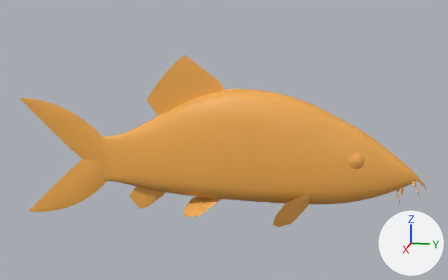
The glTF model creatures/clown_loach/models/clown_loach_lo.glb as it was, and as the next commit left it.
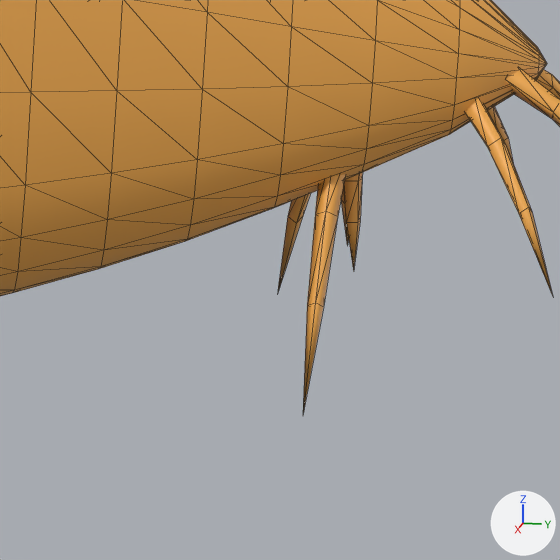
Each version appears first whole from a 50 mm lens placed at (0.2892, 0.0653, 0.0861), pointed at (-0.0014, 0.0072, 0.0134), and next in a close-up on the part from 83% to 94% of the width and 62% to 79% of the height. The axes (+X, +Y, +Z) are drawn at lower right. The lights are the same throughout. The older version's two pictures come first. The close-ups show mesh edges as thin lines. Vertices at exactly the same position are counted once.

The first close-up shows 'clown_loach_lo'.
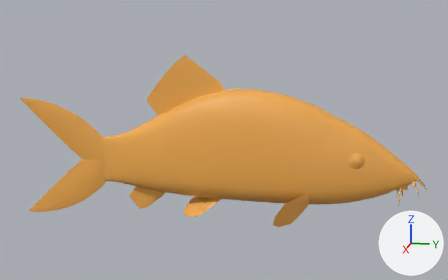
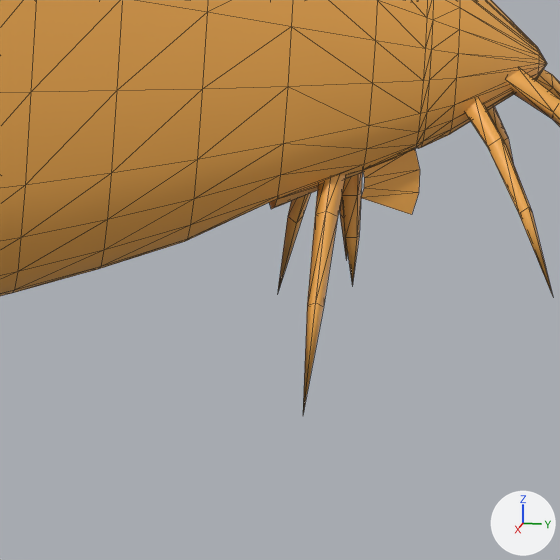
What differs and where, as boxes (x1, y1, x2, y2) in the close-ups (560 x 560 px):
part 1 of me_clown_loach_lo, built on
    before: (341, 173, 363, 272)
    after: (186, 0, 460, 286)

The change, as a diff of the scene's bpy script:
```diff
--- a/creatures/clown_loach/models/clown_loach_lo.glb.py
+++ b/creatures/clown_loach/models/clown_loach_lo.glb.py
@@ me_clown_loach_lo @@
 # used by ob_clown_loach_lo; location = (0.0, 0.0, 0.0)
-me_clown_loach_lo.from_pydata(...)  # 1532 vertices, 2904 faces; spans x -0.021..0.021, y -0.099..0.104, z -0.031..0.055
+me_clown_loach_lo.from_pydata(...)  # 1625 vertices, 3074 faces; spans x -0.021..0.021, y -0.099..0.104, z -0.031..0.055
+# me_clown_loach_lo part 1: 21 vertices moved within x -0.002..0.002, y 0.092..0.093, z -0.009..-0.004; 5 vertices removed from x -0.001..0.001, y 0.093, z -0.005..-0.003; 98 vertices added at x -0.004..0.004, y 0.09..0.095, z -0.006..0.005
 me_clown_loach_lo.materials.append(mat_loach)
```
